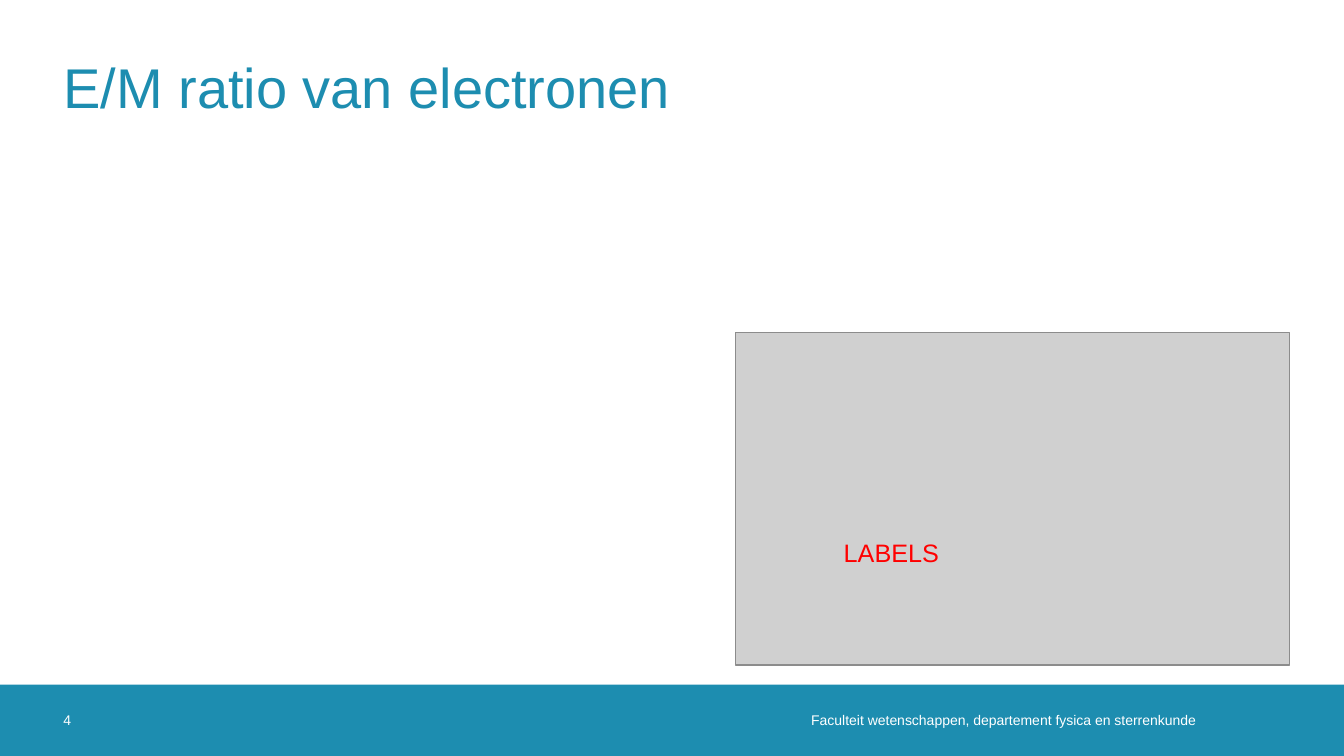
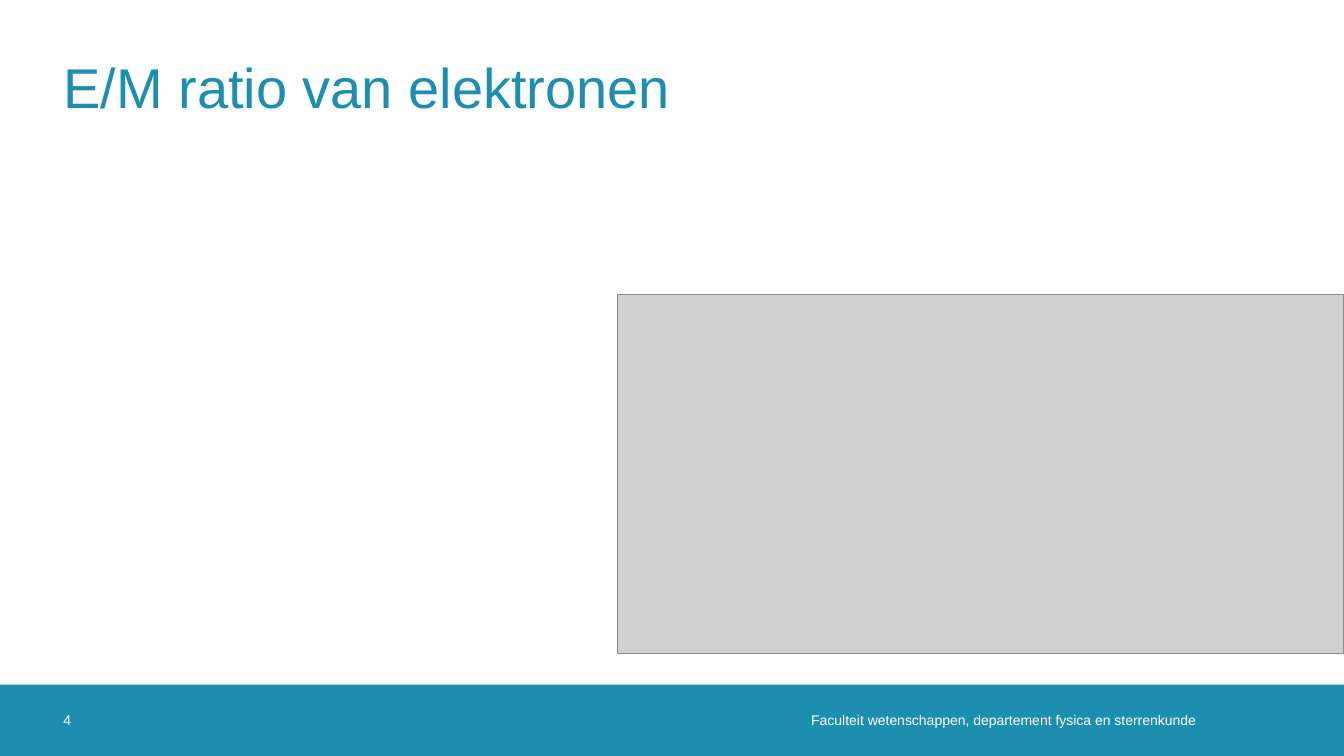
Before and after one commit to MathiMuts/Experimentele, a slide deck: slide 4 of Practicum13_(Advanced_2)/Geavanceerde-proeven.pptx. Drawn at 1344x756 pixels with LibreOffice and Linux fonts; fonts in the diff are those of the drawing; grey boxes stand for pictures; background and template pictures are left out. Boxes give left, top, right and bottom in pixels: in the first picture for what was removed or moved away, otherwise in the second. Text is boxed around its words. In the diff, an @@ line names an element or a change of style, - is before the commit and + after.

```diff
--- a/Practicum13_(Advanced_2)/Geavanceerde-proeven.pptx
+++ b/Practicum13_(Advanced_2)/Geavanceerde-proeven.pptx
@@ title at [63, 67, 670, 109]: text changed @@
-E/M ratio van electronen
+E/M ratio van elektronen
@@ picture: place and size @@
-picture at [735, 333, 1290, 665]
+picture at [618, 294, 1344, 653]
@@ text removed at [844, 544, 939, 563] @@
-LABELS
```
Also in this commit, not shown: 5 other slides changed, 2 other files.
